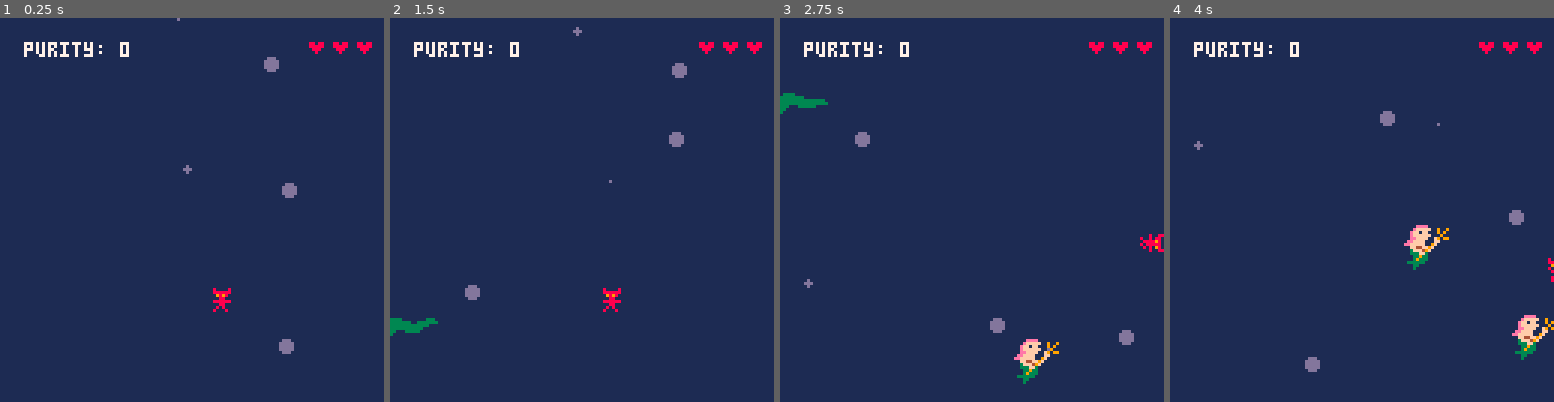
Above: before the commit, frames 1-4 (left to right).
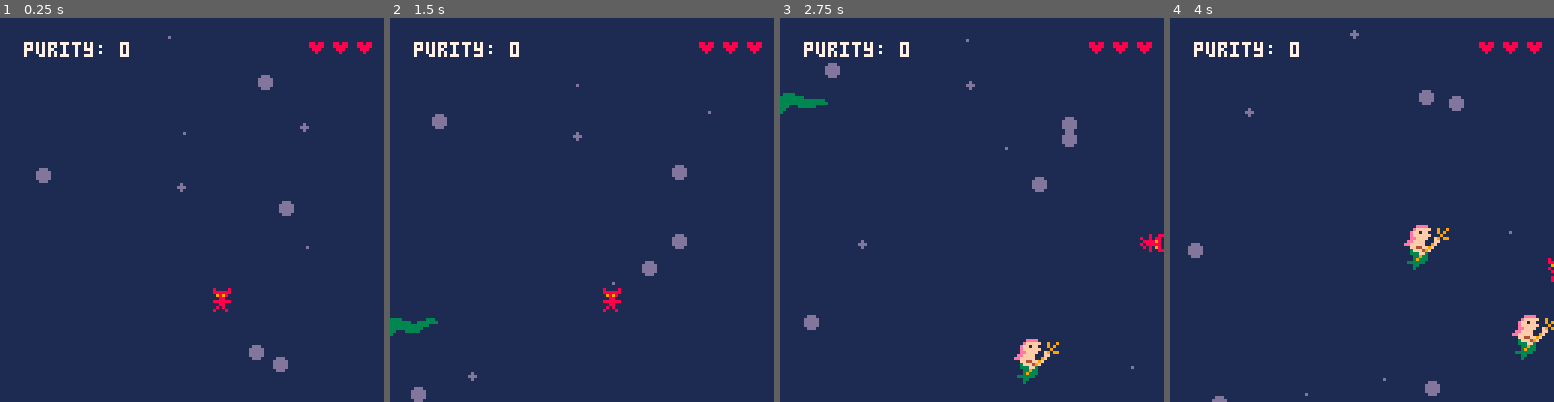
Above: after the commit, the same moments.

Repository: MCSDWVL/picopcp
Game: PICO-8 cartridge helloworld.p8
Two runs of this game, one before a commit and one after it. Both use one fixed random seed, a clock stepped at 60 frames per second and the inputs below.
Inputs:
- Up to frame 1 (0.25 s): no input
- Up to frame 2 (1.5 s): no input
- Up to frame 3 (2.75 s): hold Right 1.6-2.1 s; hold Up 2.15-2.42 s; hold Right from 2.47 s (still down)
- Up to frame 4 (4 s): release Right at 3.03 s; hold Left 3.08-3.58 s; hold Down 3.63-3.97 s

The runs differ from the first frame. In frame 1, 1.1% of the frame differs, in the area x 9-81%, y 0-93%; in frame 2, 1.1%; in frame 3, 1.1%; in frame 4, 1.1%.

Commit message:
bubble sway

Diff:
--- a/helloworld.p8
+++ b/helloworld.p8
@@ -409,11 +409,13 @@
       pl.frames = {4,5}
       bubbles={}
       -- bubbles
-      while #bubbles < 5 do
+      while #bubbles < 10 do
         add(bubbles, {
           x=flr(rnd(127)),
           y=flr(rnd(127)),
-          v=rnd(2),
+          v=.25+rnd(1),
+          t=0,
+          offset=rnd(3),
           radius=rnd(3),
         })
       end
@@ -426,10 +428,11 @@
       foreach(bubbles, self.draw_bubble)
     end,
     draw_bubble = function(bubble)
-      circfill(bubble.x, bubble.y, bubble.radius, 13)
+      circfill(bubble.x + sin(bubble.t/50)*bubble.offset, bubble.y, bubble.radius, 13)
     end,
     update_bubble = function(bubble)
       bubble.y-=bubble.v
+      bubble.t += 1
       if bubble.y < 0 then
         bubble.y=128
         bubble.x=flr(rnd(127))
